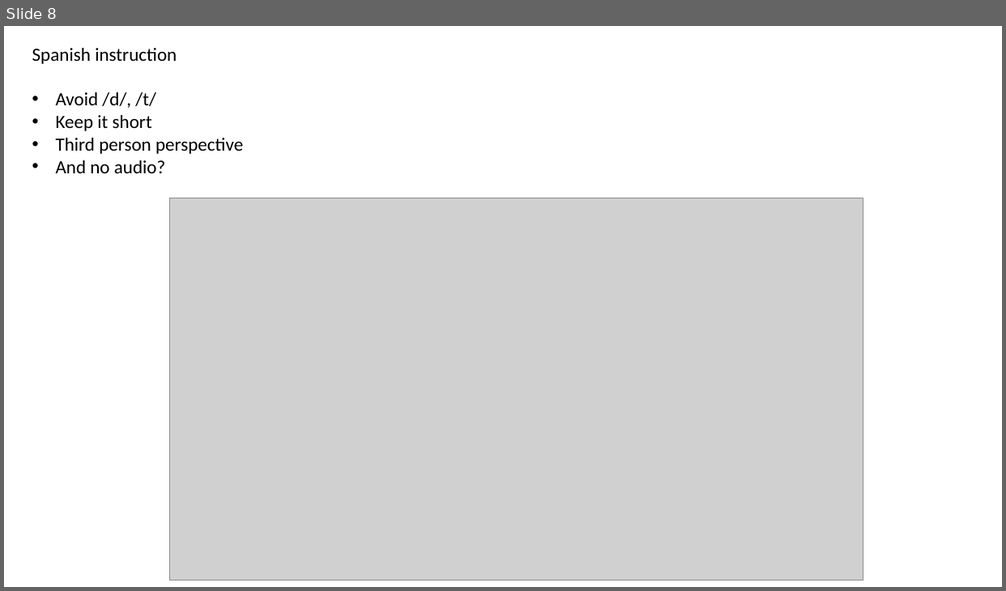
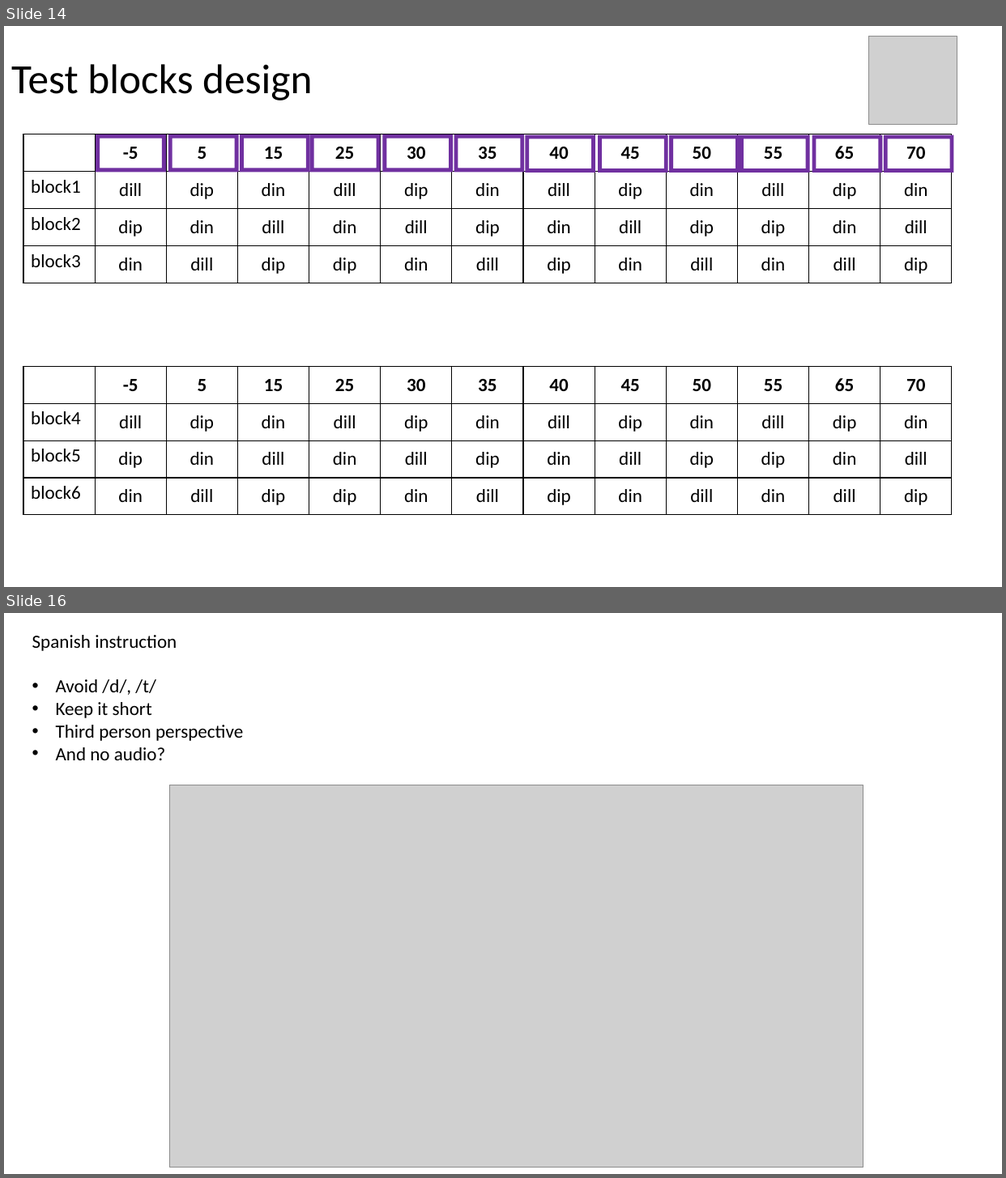
Before and after one commit to NanWang0221/Spanish-DL, a slide deck: progress-updates/20260609 updates.pptx. Shown one above the other, each under a label of ours: slide 8 before the commit, slides 14 and 16 after it; the slides between them are not shown. The pictures are 1006x591 and 1006x1178 pixels, drawn with LibreOffice and Linux fonts; fonts in the diff are those of the drawing; grey boxes stand for pictures. Boxes give left, top, right and bottom in pixels: in the first picture for what was removed or moved away, otherwise in the second. Text is boxed around its words. In the diff, an @@ line names an element or a change of style, - is before the commit and + after.

Commit message:
test block lists script update slides update

```diff
--- a/progress-updates/20260609 updates.pptx
+++ b/progress-updates/20260609 updates.pptx
@@ slide 14 added at <box>4,26,1002,587</box>, background #FFFFFF @@
@@ picture added at <box>869,37,957,125</box> @@
@@ title added at <box>11,64,312,101</box>, 40 pt, text #000000 @@
+Test blocks design
@@ table added at <box>23,135,948,284</box>, 4 rows, 13 columns @@
+ | -5 | 5 | 15 | 25 | 30 | 35 | 40 | 45 | 50 | 55 | 65 | 70
+block1 | dill | dip | din | dill | dip | din | dill | dip | din | dill | dip | din
+block2 | dip | din | dill | din | dill | dip | din | dill | dip | dip | din | dill
+block3 | din | dill | dip | dip | din | dill | dip | din | dill | din | dill | dip
@@ frame added at <box>96,135,167,172</box>, fill #7030A0 @@
@@ frame added at <box>168,135,239,172</box>, fill #7030A0 @@
@@ frame added at <box>240,135,310,172</box>, fill #7030A0 @@
@@ frame added at <box>310,135,381,172</box>, fill #7030A0 @@
@@ frame added at <box>383,135,454,172</box>, fill #7030A0 @@
@@ frame added at <box>454,135,524,172</box>, fill #7030A0 @@
@@ frame added at <box>525,135,595,173</box>, fill #7030A0 @@
@@ frame added at <box>598,135,668,173</box>, fill #7030A0 @@
@@ frame added at <box>670,135,740,173</box>, fill #7030A0 @@
@@ frame added at <box>740,135,810,173</box>, fill #7030A0 @@
@@ frame added at <box>812,135,883,173</box>, fill #7030A0 @@
@@ frame added at <box>884,135,954,173</box>, fill #7030A0 @@
@@ table added at <box>23,367,948,515</box>, 4 rows, 13 columns @@
+ | -5 | 5 | 15 | 25 | 30 | 35 | 40 | 45 | 50 | 55 | 65 | 70
+block4 | dill | dip | din | dill | dip | din | dill | dip | din | dill | dip | din
+block5 | dip | din | dill | din | dill | dip | din | dill | dip | dip | din | dill
+block6 | din | dill | dip | dip | din | dill | dip | din | dill | din | dill | dip
@@ what was slide 8 is now slide 16 @@
```
Also in this commit, not shown: 7 other slides added, 21 other files.
